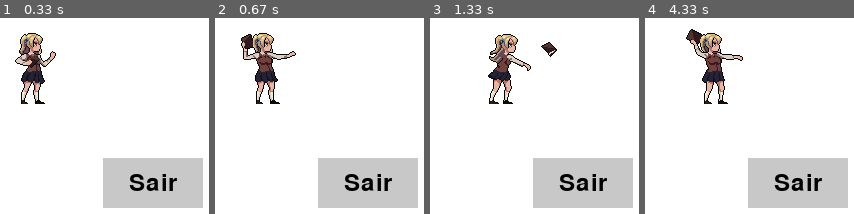
Above: before the commit, frames 1-4 (left to right).
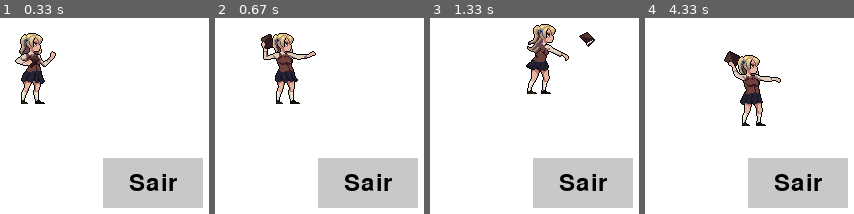
Above: after the commit, the same moments.

Repository: eduardafillmann/pygame-exercicio
Game: pygame game, started from ia.py
Same seed, same stepped clock (60 frames per second), same inputs: the game is played once before the commit and once after it.
Inputs:
- Up to frame 1 (0.33 s): no input
- Up to frame 2 (0.67 s): hold Right from 0.33 s (still down)
- Up to frame 3 (1.33 s): release Right at 0.8 s; hold Up 0.83-1.13 s; hold Right from 1.17 s (still down)
- Up to frame 4 (4.33 s): release Right at 1.63 s; hold Left 1.67-2.2 s; hold Down 2.23-2.53 s; hold Left 2.57-2.97 s; hold Up 3-3.37 s; hold Right 3.4-4.03 s; hold Down from 4.07 s (still down)

Frame 1 is identical in both runs. In frame 2, 6.4% of the frame differs, in the area x 12-49%, y 7-44%; in frame 3, 6.6%; in frame 4, 7.1%, in the area x 19-66%, y 5-56%.

Commit message:
Update ia.py

Diff:
--- a/ia.py
+++ b/ia.py
@@ -16,13 +16,13 @@
 
 # Carrega a sprite sheet do personagem
 sprite_sheet = pygame.image.load("Attack.png").convert_alpha()
-num_quadros = 8  # Número de quadros na sprite sheet
+num_quadros = 8
 
-# Ajuste para os tamanhos corretos
-quadro_largura = sprite_sheet.get_width() // num_quadros  # Largura de cada quadro
-quadro_altura = sprite_sheet.get_height()  # Altura total da sprite sheet
+# Define dimensões dos quadros
+quadro_largura = sprite_sheet.get_width() // num_quadros
+quadro_altura = sprite_sheet.get_height()
 
-# Extraí os quadros na linha correta
+# Extraí os quadros da linha correta da sprite sheet
 quadros = [sprite_sheet.subsurface((i * quadro_largura, 52, quadro_largura, quadro_altura - 52)) for i in range(num_quadros)]
 
 # Função para desenhar o botão
@@ -35,21 +35,19 @@
 
 # Dimensões do botão
 largura_botao, altura_botao = 100, 50
-
-# Posição do botão no canto inferior direito
 x_botao = largura - largura_botao - 10
 y_botao = altura - altura_botao - 10
+botao = pygame.Rect(x_botao, y_botao, largura_botao, altura_botao)
 
-# Variáveis de animação
+# Animação
 indice_quadro = 0
-tempo_animacao = 200  # Tempo a cada quadro em milissegundos (ajustável)
-cronometro = 0
+tempo_animacao = 200
 ultimo_tempo = pygame.time.get_ticks()
 
-# Posição inicial do sprite
-pos_x = 10  # Posição inicial do sprite no eixo X
-pos_y = 10  # Posição inicial do sprite no eixo Y
-movimento = 1  # Ajuste para que a movimentação seja mais suave
+# Sprite
+pos_x = 10
+pos_y = 10
+velocidade = 2
 
 # Loop principal
 rodando = True
@@ -61,38 +59,47 @@
             if botao.collidepoint(evento.pos):
                 rodando = False
 
-    # Captura os eventos de tecla
+    # Armazena posição anterior
+    anterior_x = pos_x
+    anterior_y = pos_y
+
+    # Movimento
     teclas = pygame.key.get_pressed()
     if teclas[pygame.K_RIGHT]:
-        pos_x += movimento  # Movimento para a direita
+        pos_x += velocidade
     if teclas[pygame.K_LEFT]:
-        pos_x -= movimento  # Movimento para a esquerda
+        pos_x -= velocidade
+    if teclas[pygame.K_DOWN]:
+        pos_y += velocidade
+    if teclas[pygame.K_UP]:
+        pos_y -= velocidade
 
-    # Mantém o sprite dentro da janela
-    if pos_x < 0:
-        pos_x = 0
-    elif pos_x > largura - quadro_largura:
-        pos_x = largura - quadro_largura
+    # Limita movimento dentro da tela
+    pos_x = max(0, min(pos_x, largura - quadro_largura))
+    pos_y = max(0, min(pos_y, altura - (quadro_altura - 52)))  # 52 é o offset usado na sprite
 
-    # Calcula o tempo passado desde o último quadro
+    # Retângulo do sprite na nova posição
+    sprite_rect = pygame.Rect(pos_x, pos_y, quadro_largura, quadro_altura - 52)
+
+    # Impede sobrepor o botão
+    if sprite_rect.colliderect(botao):
+        pos_x = anterior_x
+        pos_y = anterior_y
+        sprite_rect.x = pos_x
+        sprite_rect.y = pos_y
+
+    # Atualiza animação
     agora = pygame.time.get_ticks()
     if agora - ultimo_tempo > tempo_animacao:
         indice_quadro = (indice_quadro + 1) % num_quadros
-        ultimo_tempo = agora  # Atualiza o último tempo
+        ultimo_tempo = agora
 
-    # Preenche o fundo de branco
+    # Desenha tudo
     tela.fill(branco)
-
-    # Desenha a animação do personagem na posição atual
     tela.blit(quadros[indice_quadro], (pos_x, pos_y))
-
-    # Desenha o botão
-    botao = pygame.Rect(x_botao, y_botao, largura_botao, altura_botao)
     desenha_botao(tela, cinza, botao.topleft, botao.size, "Sair")
 
-    # Atualiza a tela
     pygame.display.flip()
 
-# Encerra o pygame
 pygame.quit()
 sys.exit()
